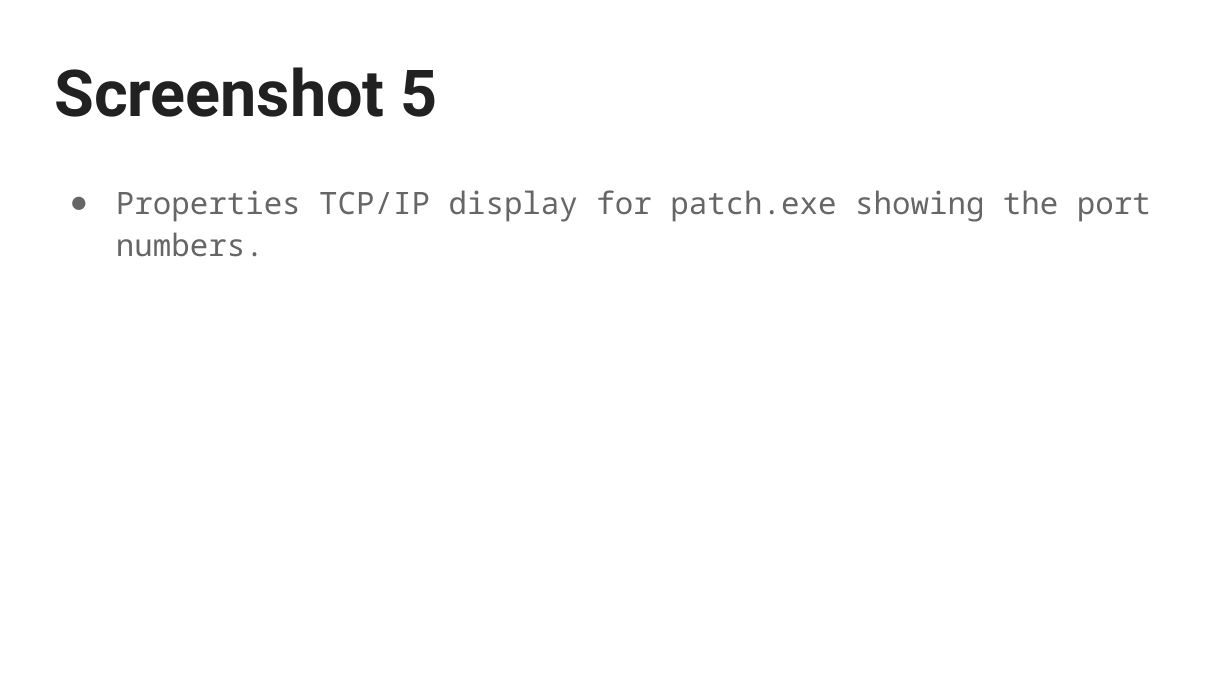
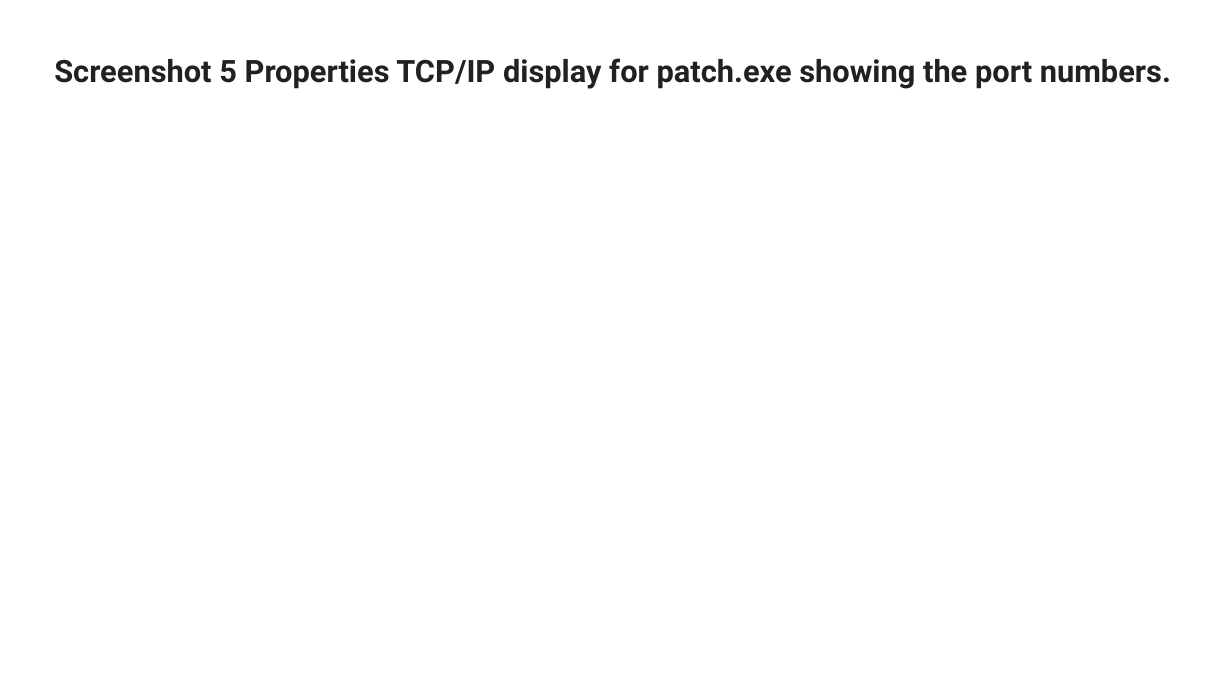
Before and after one commit to WikiSteve/networking-labs, a slide deck: slide 6 of labs/070-lab-process-explorer/assets/Process Explorer SUBMISSION TEMPLATE.pptx. Drawn at 1232x693 pixels with LibreOffice and Linux fonts; fonts in the diff are those of the drawing. Boxes give left, top, right and bottom in pixels: in the first picture for what was removed or moved away, otherwise in the second. Text is boxed around its words. In the diff, an @@ line names an element or a change of style, - is before the commit and + after.

```diff
--- a/labs/070-lab-process-explorer/assets/Process Explorer SUBMISSION TEMPLATE.pptx
+++ b/labs/070-lab-process-explorer/assets/Process Explorer SUBMISSION TEMPLATE.pptx
@@ title at (54, 58, 1171, 89): text changed; size 37.8 to 18 pt @@
-Screenshot 5
+Screenshot 5 Properties TCP/IP display for patch.exe showing the port numbers.
@@ text removed at (116, 190, 1151, 257) @@
-● Properties TCP/IP display for patch.exe showing the port numbers.
```
Also in this commit, not shown: 8 other slides changed, 6 other files.
